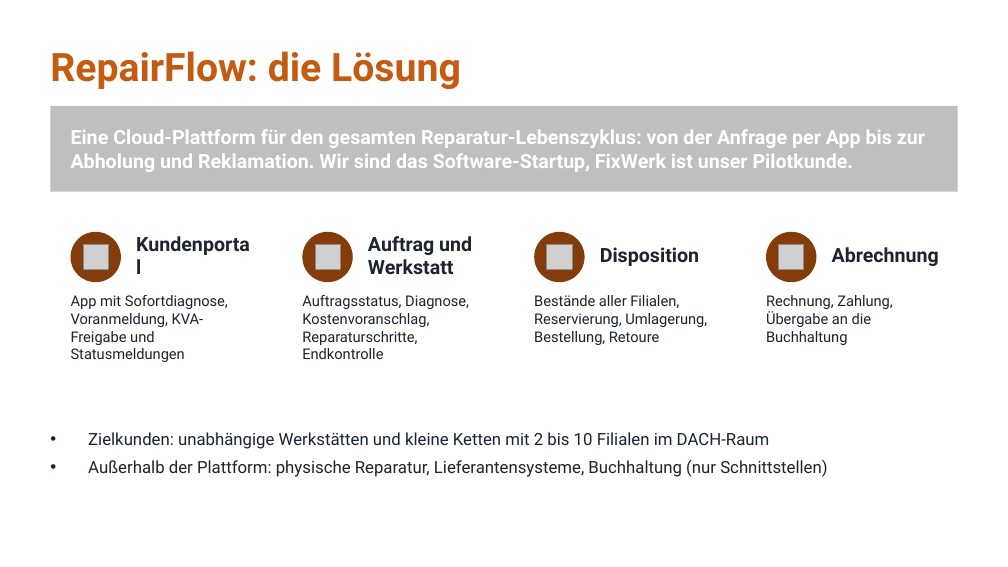
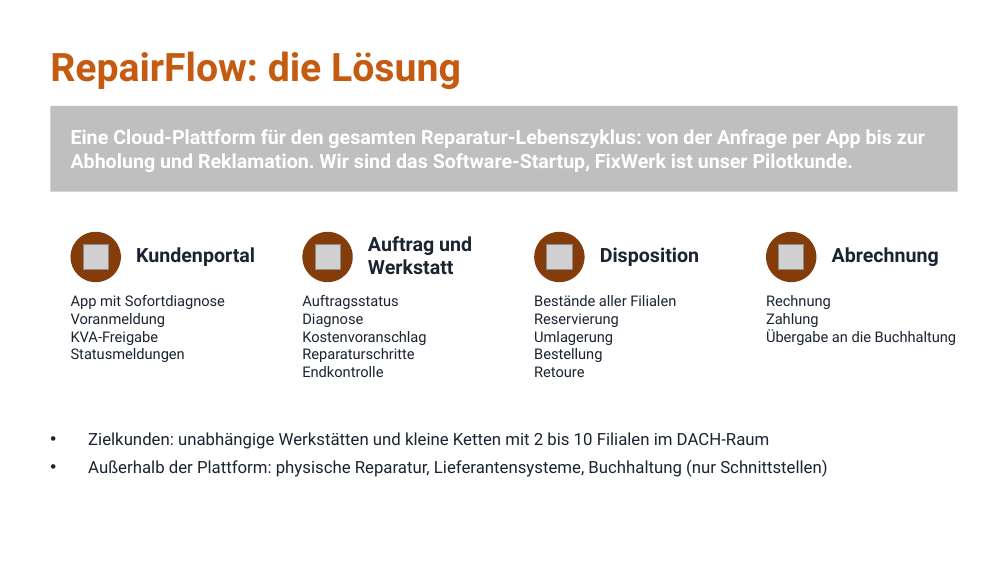
Before and after one commit to jakobschwan123-cmd/casestudy-semester-3, a slide deck: slide 4 of 4_praesentation/Abschlusspraesentation.pptx. Drawn at 1008x567 pixels with LibreOffice and Linux fonts; fonts in the diff are those of the drawing; grey boxes stand for pictures. Boxes give left, top, right and bottom in pixels: in the first picture for what was removed or moved away, otherwise in the second. Text is boxed around its words. In the diff, an @@ line names an element or a change of style, - is before the commit and + after.

```diff
--- a/4_praesentation/Abschlusspraesentation.pptx
+++ b/4_praesentation/Abschlusspraesentation.pptx
@@ text "Kundenportal" rewrapped from <box>136,230,252,280</box> to <box>136,247,255,266</box> @@
@@ text at <box>71,295,225,362</box>: text changed @@
-App mit Sofortdiagnose, Voranmeldung, KVA-Freigabe und Statusmeldungen
+App mit Sofortdiagnose
+Voranmeldung
+KVA-Freigabe
+Statusmeldungen
@@ text at <box>302,295,426,377</box>: text changed @@
-Auftragsstatus, Diagnose, Kostenvoranschlag, Reparaturschritte, Endkontrolle
+Auftragsstatus
+Diagnose
+Kostenvoranschlag
+Reparaturschritte
+Endkontrolle
@@ text at <box>534,295,676,377</box>: text changed @@
-Bestände aller Filialen, Reservierung, Umlagerung, Bestellung, Retoure
+Bestände aller Filialen
+Reservierung
+Umlagerung
+Bestellung
+Retoure
@@ text at <box>766,295,956,345</box>: text changed @@
-Rechnung, Zahlung, Übergabe an die Buchhaltung
+Rechnung
+Zahlung
+Übergabe an die Buchhaltung
```
Also in this commit, not shown: 8 other slides changed, 2 slides added, 1 slide removed.
